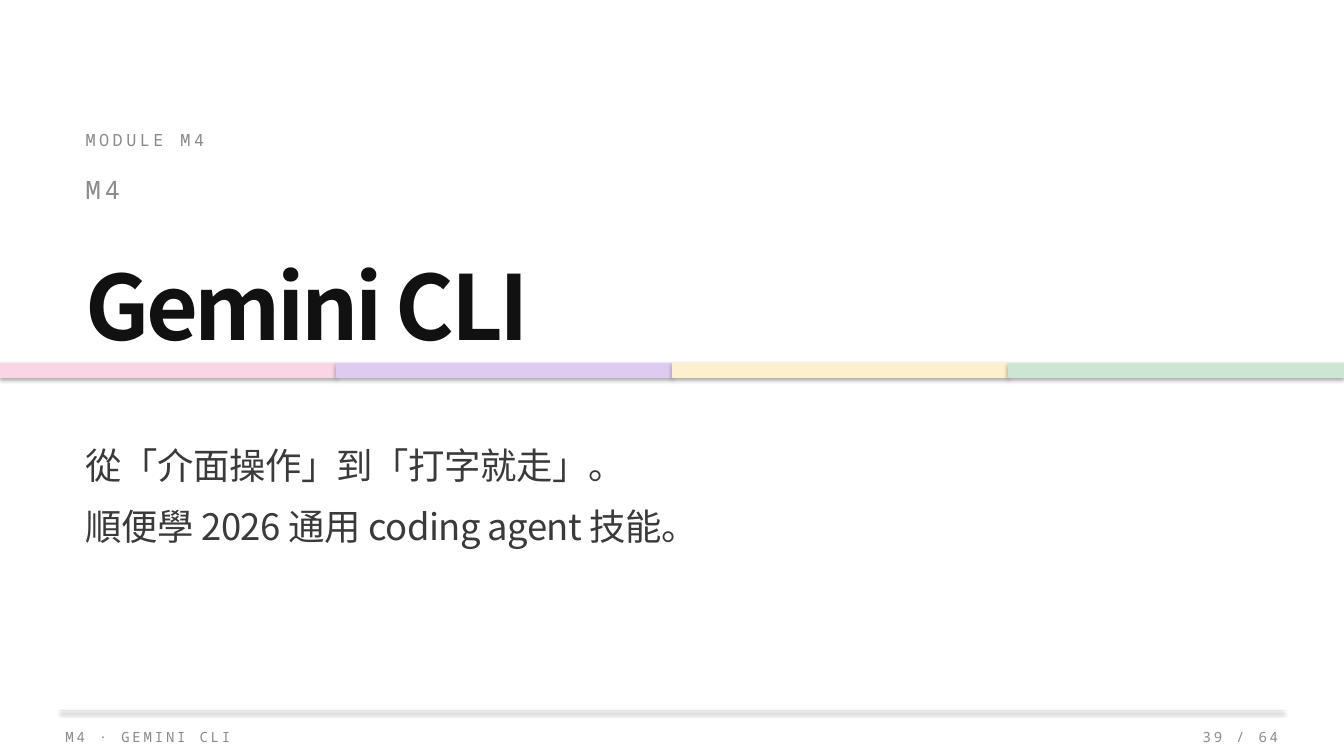
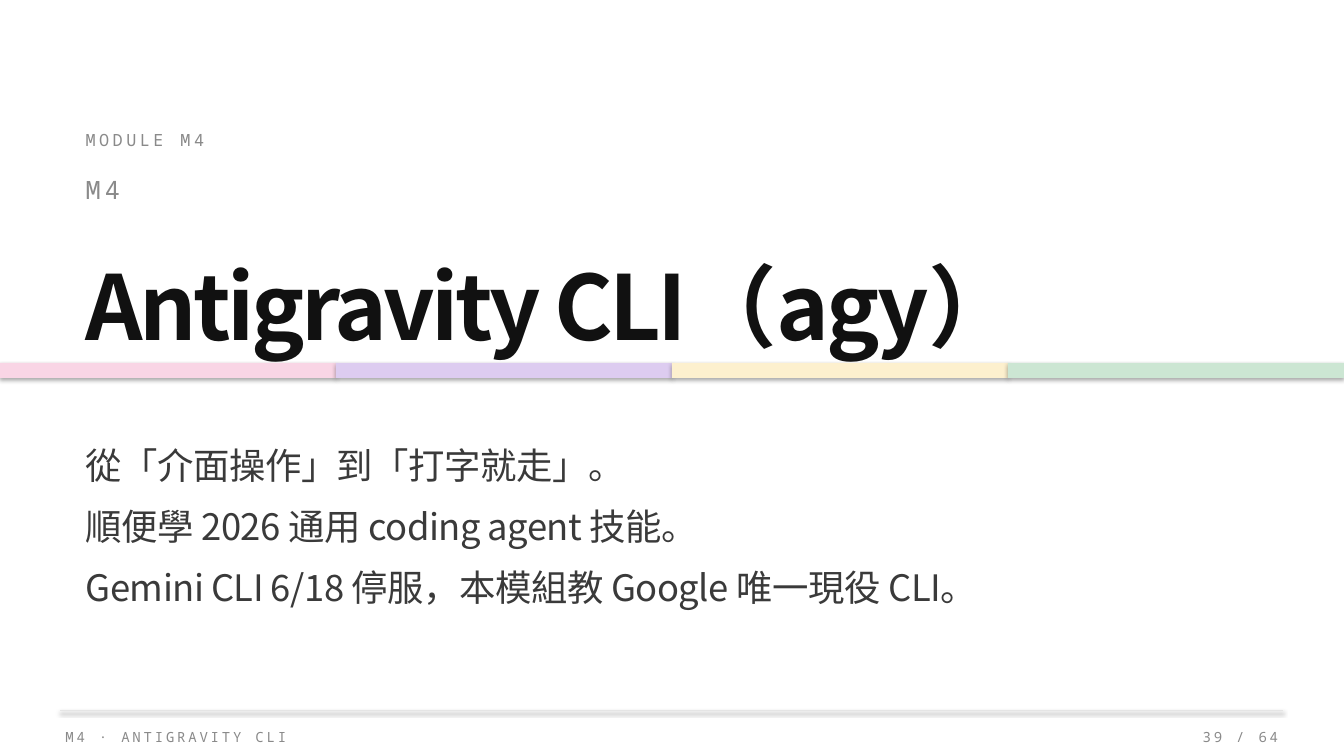
Before and after one commit to Zenobia000/SDD-agent-coding-beginner, a slide deck: slide 39 of class_plan/vibe_coding_workshop.pptx. Drawn at 1344x756 pixels with LibreOffice and Linux fonts; fonts in the diff are those of the drawing. Boxes give left, top, right and bottom in pixels: in the first picture for what was removed or moved away, otherwise in the second. Text is boxed around its words. In the diff, an @@ line names an element or a change of style, - is before the commit and + after.

```diff
--- a/class_plan/vibe_coding_workshop.pptx
+++ b/class_plan/vibe_coding_workshop.pptx
@@ text at [86, 263, 1018, 362]: text changed @@
-Gemini CLI
+Antigravity CLI（agy）
@@ text at [86, 570, 977, 610]: paragraph added @@
+Gemini CLI 6/18 停服，本模組教 Google 唯一現役 CLI。
@@ text at [65, 732, 286, 742]: text changed @@
-M4 · GEMINI CLI
+M4 · ANTIGRAVITY CLI
```
Also in this commit, not shown: 21 other slides changed, 46 other files.
